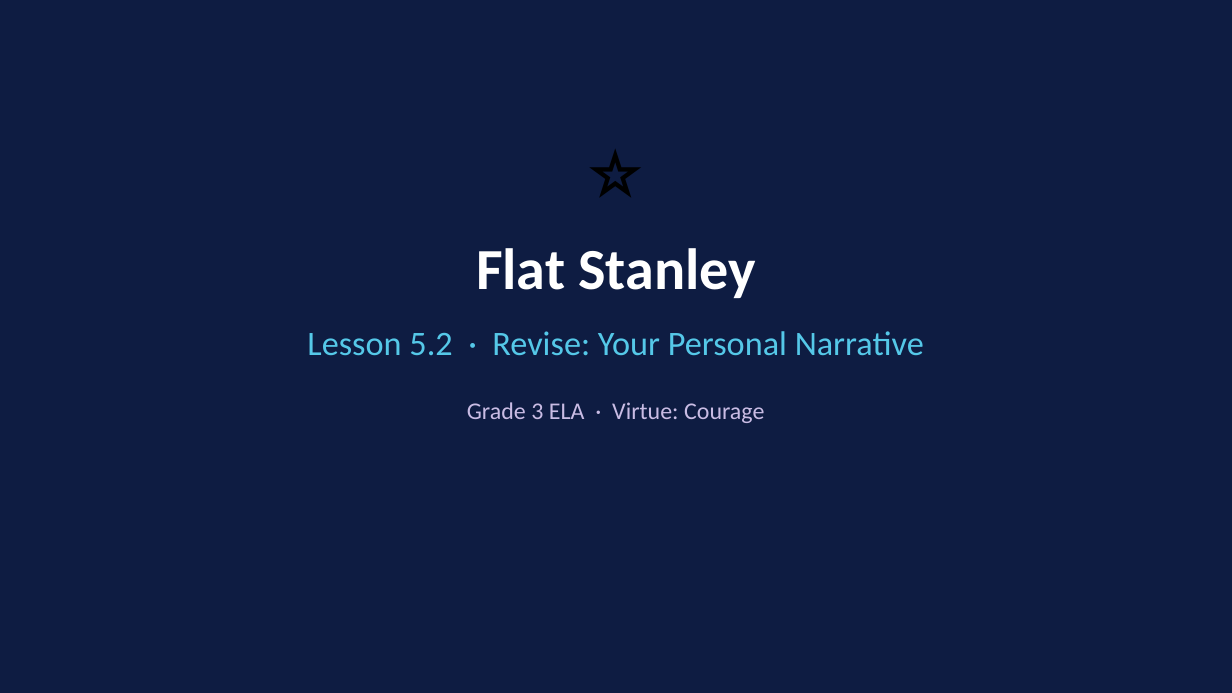
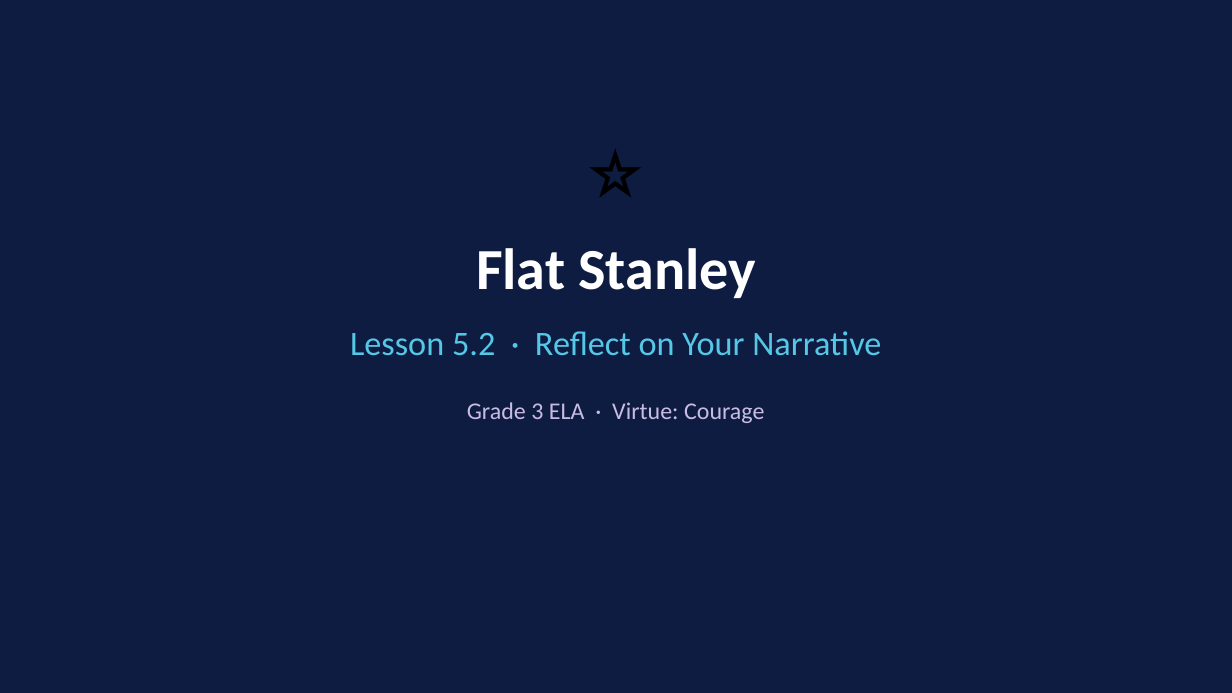
Before and after one commit to optimaondemand/optima-3rd-ela, a slide deck: slide 1 of Planning docs/Slides/lesson-5-2-teacher-slides.pptx. Drawn at 1232x693 pixels with LibreOffice and Linux fonts; fonts in the diff are those of the drawing. Boxes give left, top, right and bottom in pixels: in the first picture for what was removed or moved away, otherwise in the second. Text is boxed around its words. In the diff, an @@ line names an element or a change of style, - is before the commit and + after.

```diff
--- a/Planning docs/Slides/lesson-5-2-teacher-slides.pptx
+++ b/Planning docs/Slides/lesson-5-2-teacher-slides.pptx
@@ text at <box>350,331,881,355</box>: text changed @@
-Lesson 5.2 · Revise: Your Personal Narrative
+Lesson 5.2 · Reflect on Your Narrative
```
Also in this commit, not shown: 2 other slides changed, 16 other files.
